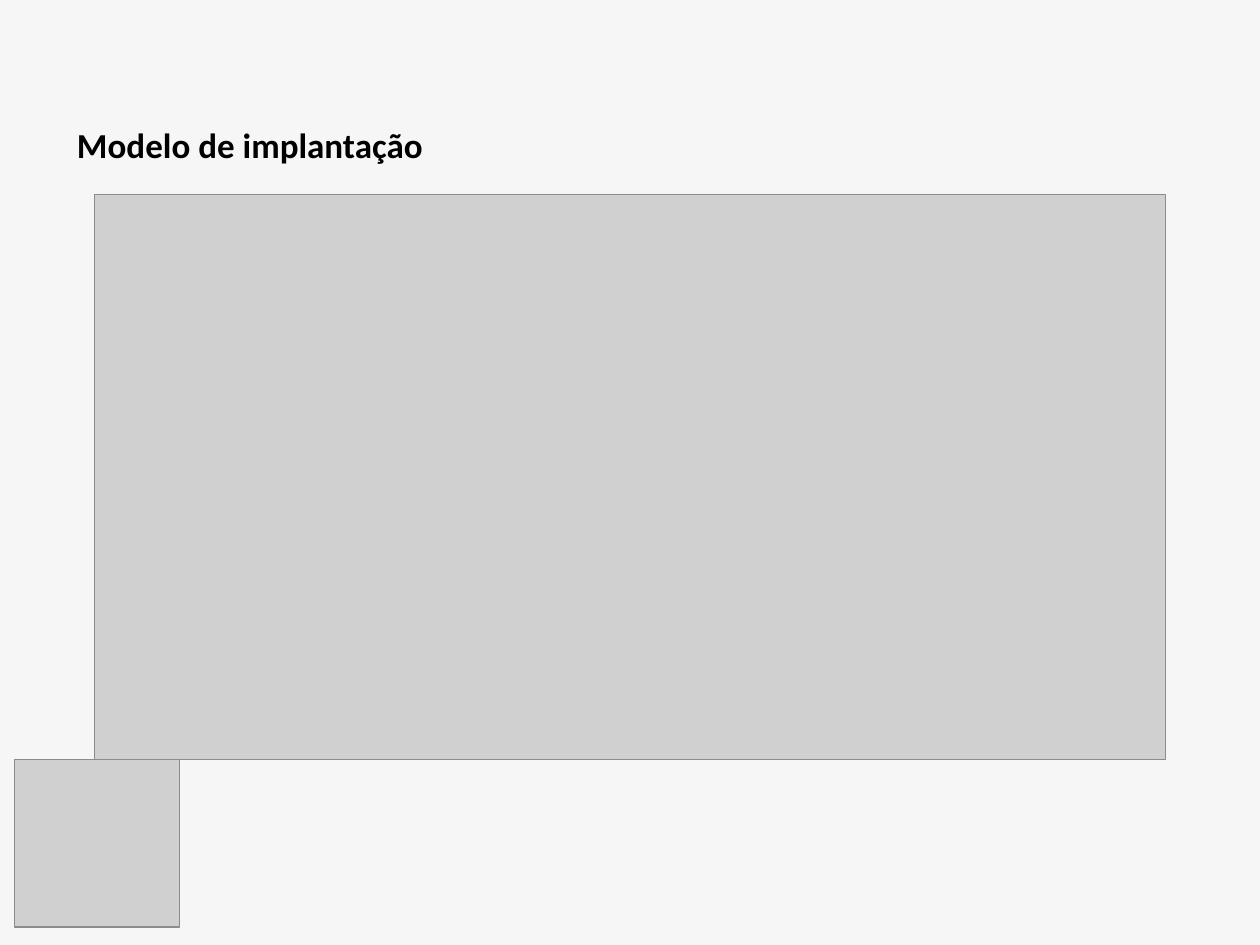
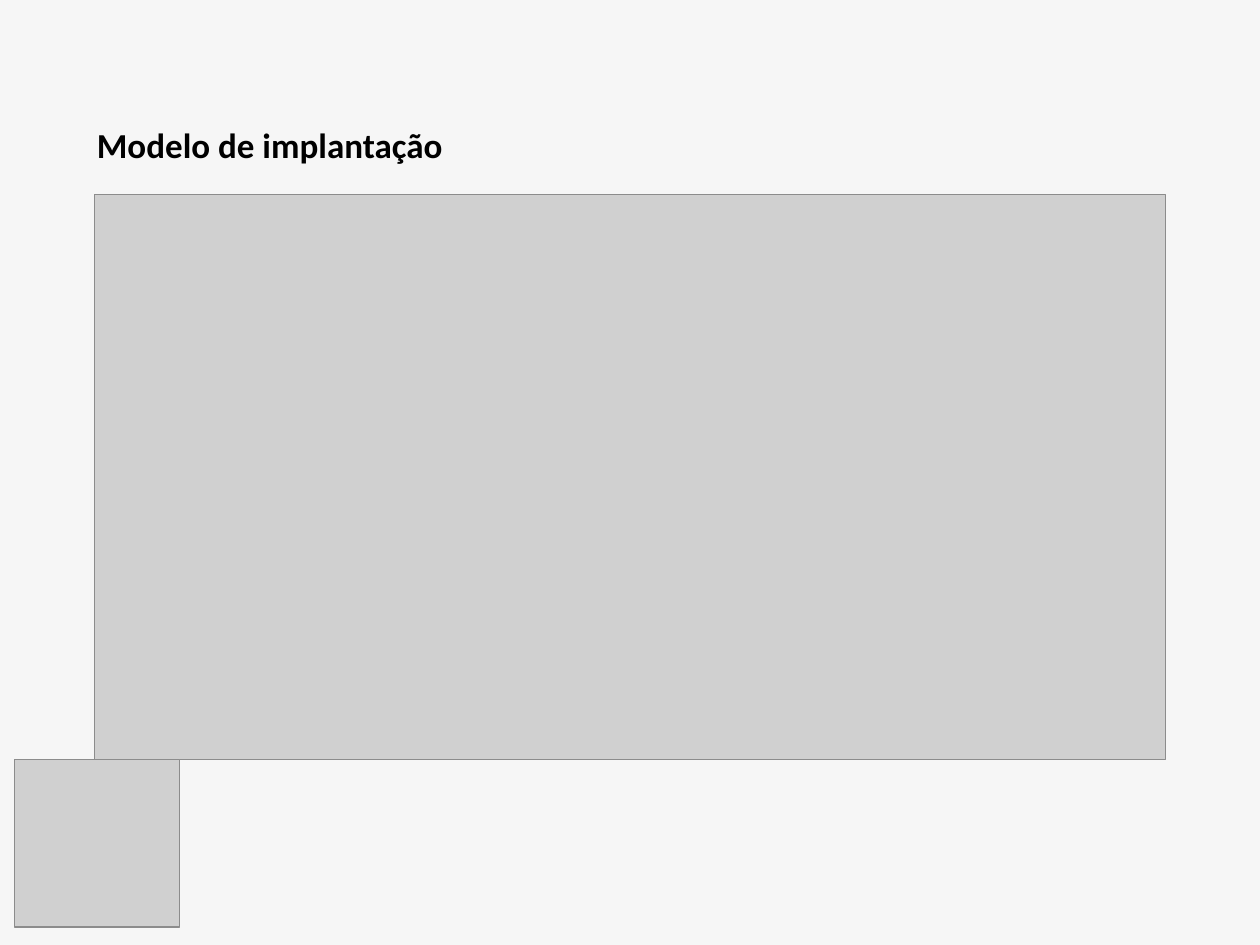
Before and after one commit to luizfernandodias/vessel-gestao-ambiental, a slide deck: slide 14 of apresentacao/Slides_Apresentacao_TCC.pptx (slide 5 before the commit). Drawn at 1260x945 pixels with LibreOffice and Linux fonts; fonts in the diff are those of the drawing; grey boxes stand for pictures. Boxes give left, top, right and bottom in pixels: in the first picture for what was removed or moved away, otherwise in the second. Text is boxed around its words. In the diff, an @@ line names an element or a change of style, - is before the commit and + after.

```diff
--- a/apresentacao/Slides_Apresentacao_TCC.pptx
+++ b/apresentacao/Slides_Apresentacao_TCC.pptx
@@ text "Modelo de implantação": place and size @@
-text "Modelo de implantação" at [77, 133, 423, 164]
+text "Modelo de implantação" at [97, 133, 442, 164]
```
Also in this commit, not shown: 1 other slide changed, 17 slides added, 3 slides removed, 35 other files.
